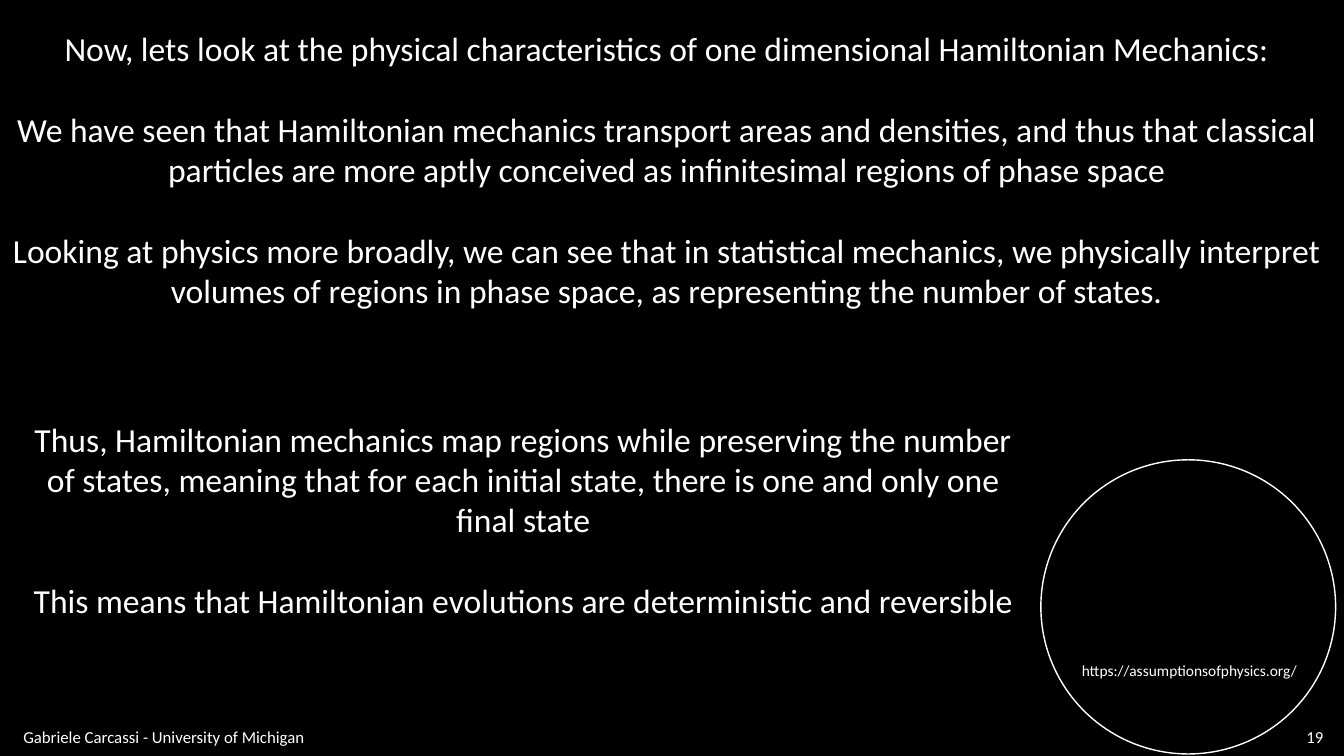
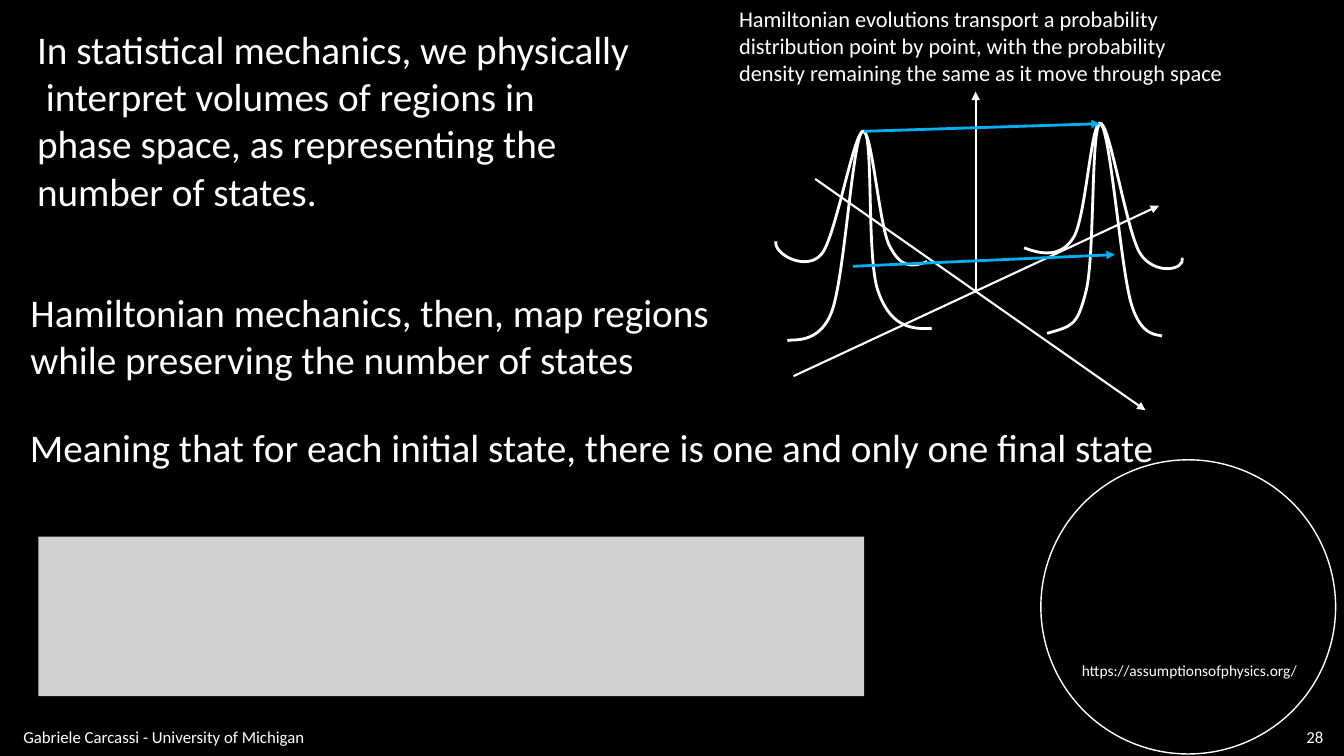
Before and after one commit to assumptionsofphysics/slides, a slide deck: slide 28 of BookCompanions-v2/RP-Class-3.pptx (slide 19 before the commit). Drawn at 1344x756 pixels with LibreOffice and Linux fonts; fonts in the diff are those of the drawing; grey boxes stand for pictures; background and template pictures are left out. Boxes give left, top, right and bottom in pixels: in the first picture for what was removed or moved away, otherwise in the second. Text is boxed around its words. In the diff, an @@ line names an element or a change of style, - is before the commit and + after.

Commit message:
Worked on RP-CLass-3

```diff
--- a/BookCompanions-v2/RP-Class-3.pptx
+++ b/BookCompanions-v2/RP-Class-3.pptx
@@ text added at box(739, 11, 1222, 85), 16 pt, text #FFFFFF @@
+Hamiltonian evolutions transport a probability
+distribution point by point, with the probability
+density remaining the same as it move through space
@@ text added at box(37, 36, 629, 207), 28 pt, text #FFFFFF @@
+In statistical mechanics, we physically
+interpret volumes of regions in
+phase space, as representing the
+number of states.
@@ group added at box(776, 92, 1183, 410): 5 arrows, 4 freeform shapes @@
@@ text at box(30, 299, 708, 381): text changed; size 24 to 28 pt @@
-Now, lets look at the physical characteristics of one dimensional Hamiltonian Mechanics:
-We have seen that Hamiltonian mechanics transport areas and densities, and thus that classical particles are more aptly conceived as infinitesimal regions of phase space
-Looking at physics more broadly, we can see that in statistical mechanics, we physically interpret volumes of regions in phase space, as representing the number of states.
+Hamiltonian mechanics, then, map regions
+while preserving the number of states
@@ text at box(30, 434, 1153, 472): text changed; size 24 to 28 pt @@
-Thus, Hamiltonian mechanics map regions while preserving the number of states, meaning that for each initial state, there is one and only one final state
-This means that Hamiltonian evolutions are deterministic and reversible
+Meaning that for each initial state, there is one and only one final state
@@ picture added at box(38, 537, 864, 697) @@
@@ page number at box(1306, 731, 1323, 743): text changed @@
-19
+28
```
Also in this commit, not shown: 15 other slides changed, 18 slides added, 2 slides removed.
